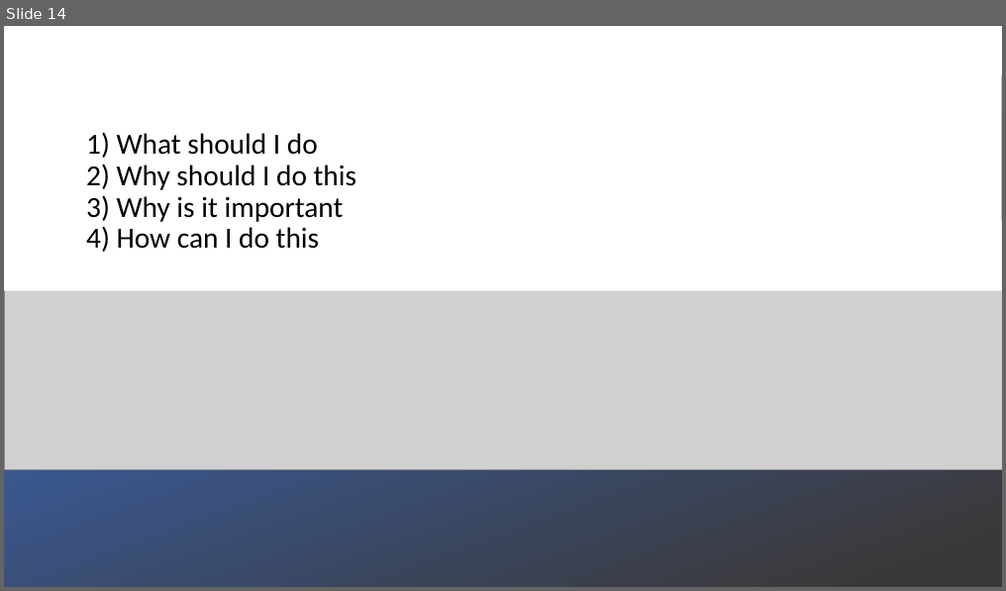
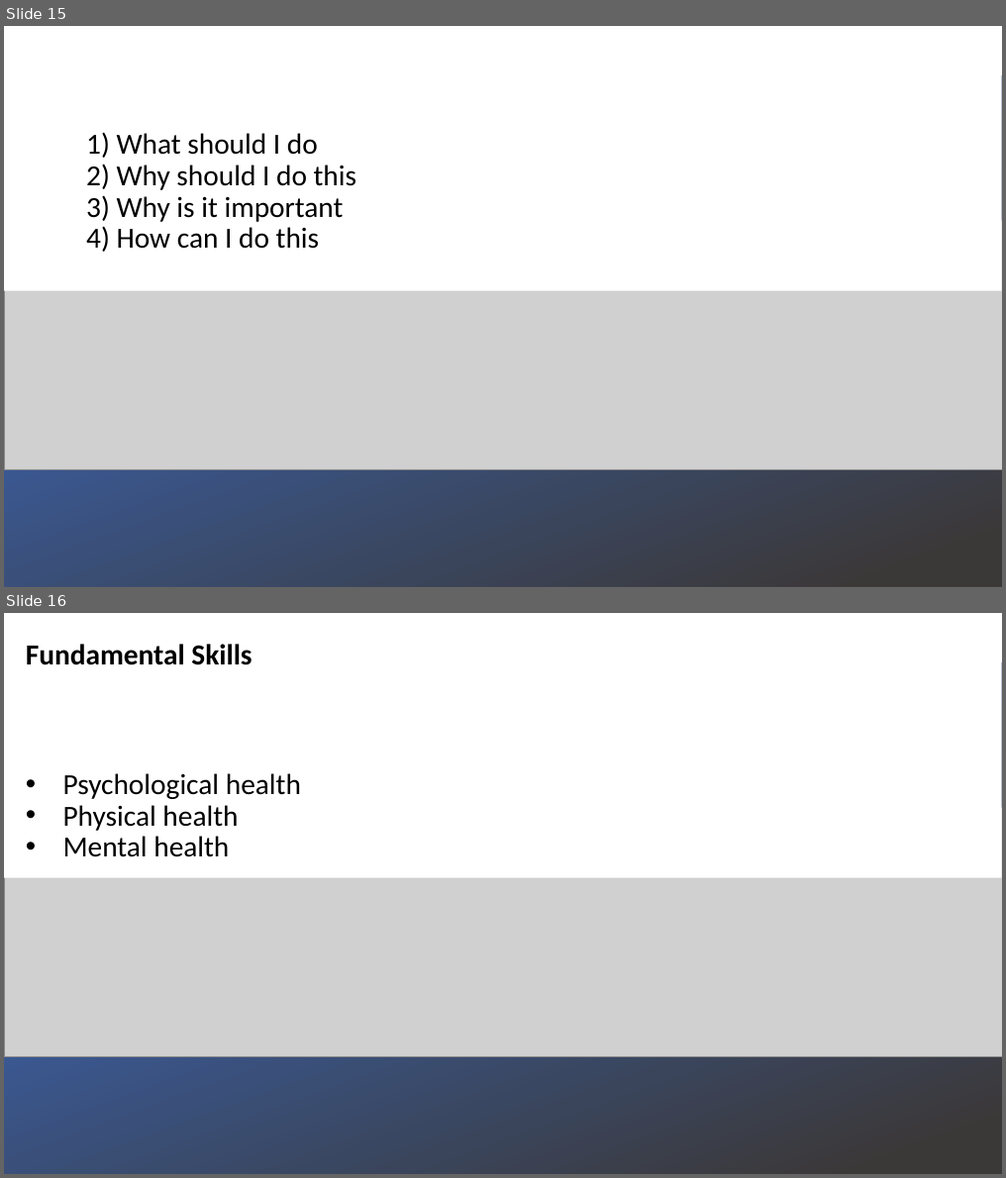
Before and after one commit to VladimirMakarevich/presentations, a slide deck: softskills/self management/self_management.pptx. Shown one above the other, each under a label of ours: slide 14 before the commit, slides 15 and 16 after it. The pictures are 1006x591 and 1006x1178 pixels, drawn with LibreOffice and Linux fonts; fonts in the diff are those of the drawing; grey boxes stand for pictures. Boxes give left, top, right and bottom in pixels: in the first picture for what was removed or moved away, otherwise in the second. Text is boxed around its words. In the diff, an @@ line names an element or a change of style, - is before the commit and + after.

```diff
--- a/softskills/self management/self_management.pptx
+++ b/softskills/self management/self_management.pptx
@@ slide 16 added at box(4, 613, 1002, 1174), background #FFFFFF @@
@@ rectangle added at box(4, 613, 1002, 878), fill #FFFFFF @@
@@ rectangle added at box(4, 663, 1002, 1174), fill gradient #3965B5 to #3B3838 @@
@@ title added at box(26, 644, 252, 665), 28 pt, text #000000, bold @@
+Fundamental Skills
@@ text added at box(63, 773, 301, 858), 28 pt, text #000000 @@
+• Psychological health
+• Physical health
+• Mental health
@@ picture added at box(4, 808, 1002, 1057) @@
@@ what was slide 14 is now slide 15 @@
```
Also in this commit, not shown: 7 slides changed, 4 other slides added.
